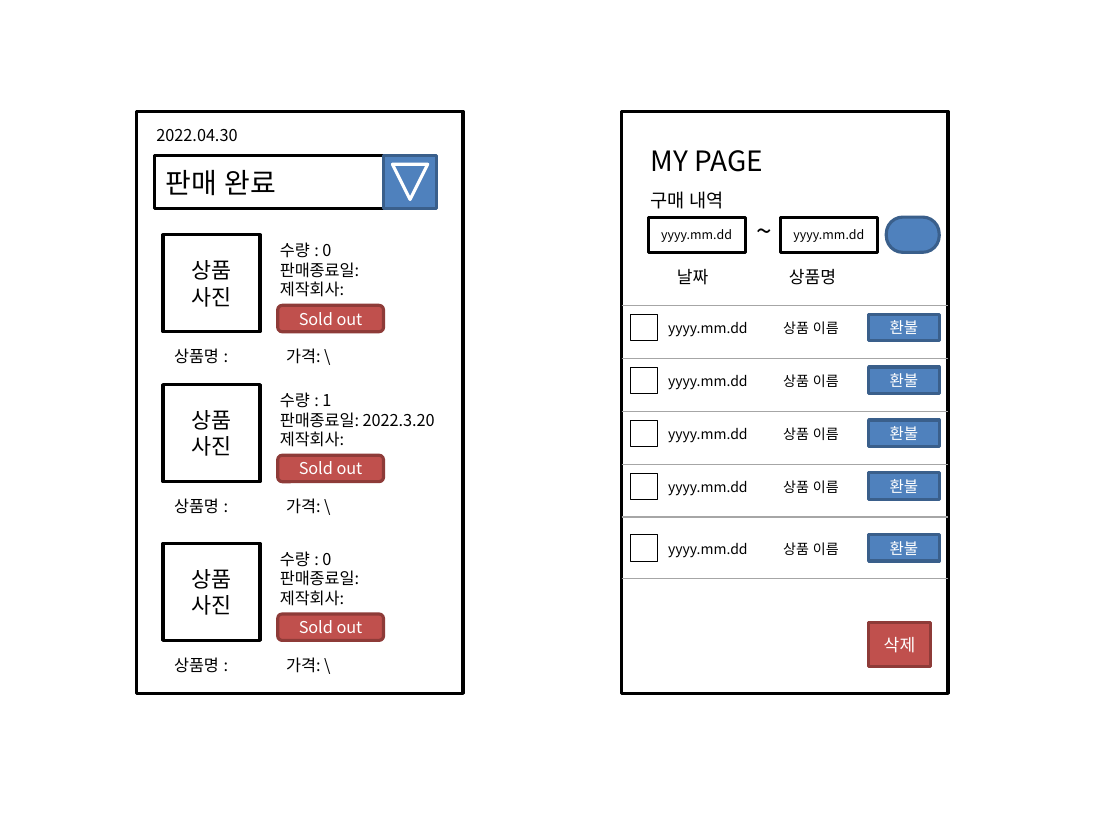
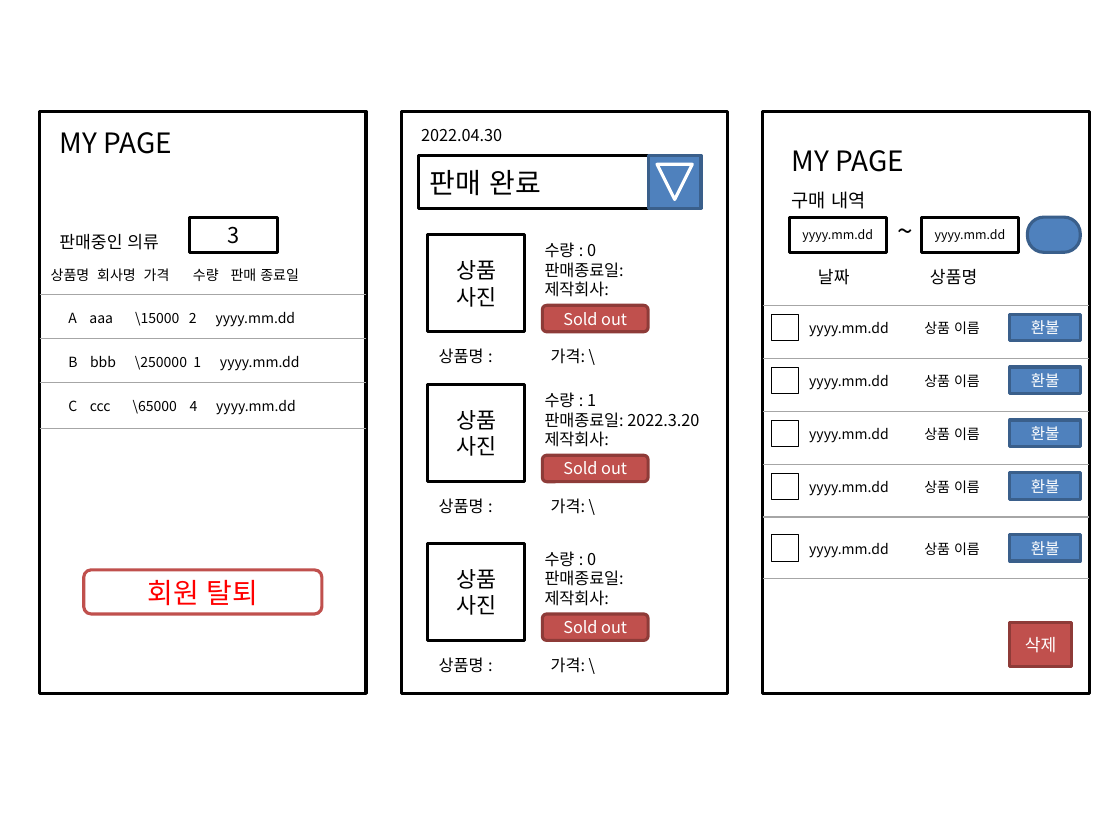
Before and after one commit to leeechaerim/hw, a slide deck: slide 3 of use_case_diagram_UI_B711152.pptx. Drawn at 1120x840 pixels with LibreOffice and Linux fonts; fonts in the diff are those of the drawing. Boxes give left, top, right and bottom in pixels: in the first picture for what was removed or moved away, otherwise in the second. Text is boxed around its words. In the diff, an @@ line names an element or a change of style, - is before the commit and + after.

```diff
--- a/use_case_diagram_UI_B711152.pptx
+++ b/use_case_diagram_UI_B711152.pptx
@@ rectangle added at <box>39,111,365,693</box>, fill #FFFFFF, outline #000000 2 pt @@
@@ text added at <box>59,132,172,154</box>, 18 pt, text #000000 @@
+MY PAGE
@@ 7 texts, 6 rectangles, 3 rounded rectangles, 1 triangle: place and size @@
-7 texts, 6 rectangles, 3 rounded rectangles, 1 triangle at <box>137,111,463,693</box>
+7 texts, 6 rectangles, 3 rounded rectangles, 1 triangle at <box>401,111,727,693</box>
@@ 14 rectangles, 9 texts, 6 lines, 1 rounded rectangle: place and size @@
-14 rectangles, 9 texts, 6 lines, 1 rounded rectangle at <box>622,111,948,693</box>
+14 rectangles, 9 texts, 6 lines, 1 rounded rectangle at <box>763,111,1089,693</box>
@@ text added at <box>59,234,159,250</box>, 11 pt, text #000000 @@
+판매중인 의류
@@ rectangle added at <box>189,217,278,252</box>, fill #FFFFFF, outline #000000 2 pt, 14 pt, text #000000 @@
+3
@@ text added at <box>51,268,299,281</box>, 9 pt, text #000000 @@
+상품명 회사명 가격 수량 판매 종료일
@@ line added from (39, 295) to (366, 295), #A6A6A6 0.75 pt @@
@@ text added at <box>68,312,296,327</box>, 9 pt, text #000000 @@
+A aaa \15000 2 yyyy.mm.dd
@@ line added from (39, 339) to (366, 339), #A6A6A6 0.75 pt @@
@@ text added at <box>68,356,300,371</box>, 9 pt, text #000000 @@
+B bbb \250000 1 yyyy.mm.dd
@@ line added from (39, 383) to (366, 383), #A6A6A6 0.75 pt @@
@@ text added at <box>68,400,296,415</box>, 9 pt, text #000000 @@
+C ccc \65000 4 yyyy.mm.dd
@@ line added from (39, 429) to (366, 429), #A6A6A6 0.75 pt @@
@@ rounded rectangle added at <box>84,570,323,614</box>, fill #FFFFFF, outline #C0504D 2 pt, 18 pt, text #FF0000 @@
+회원 탈퇴
```
Also in this commit, not shown: 1 other slide changed, 1 slide added, 1 other file.
